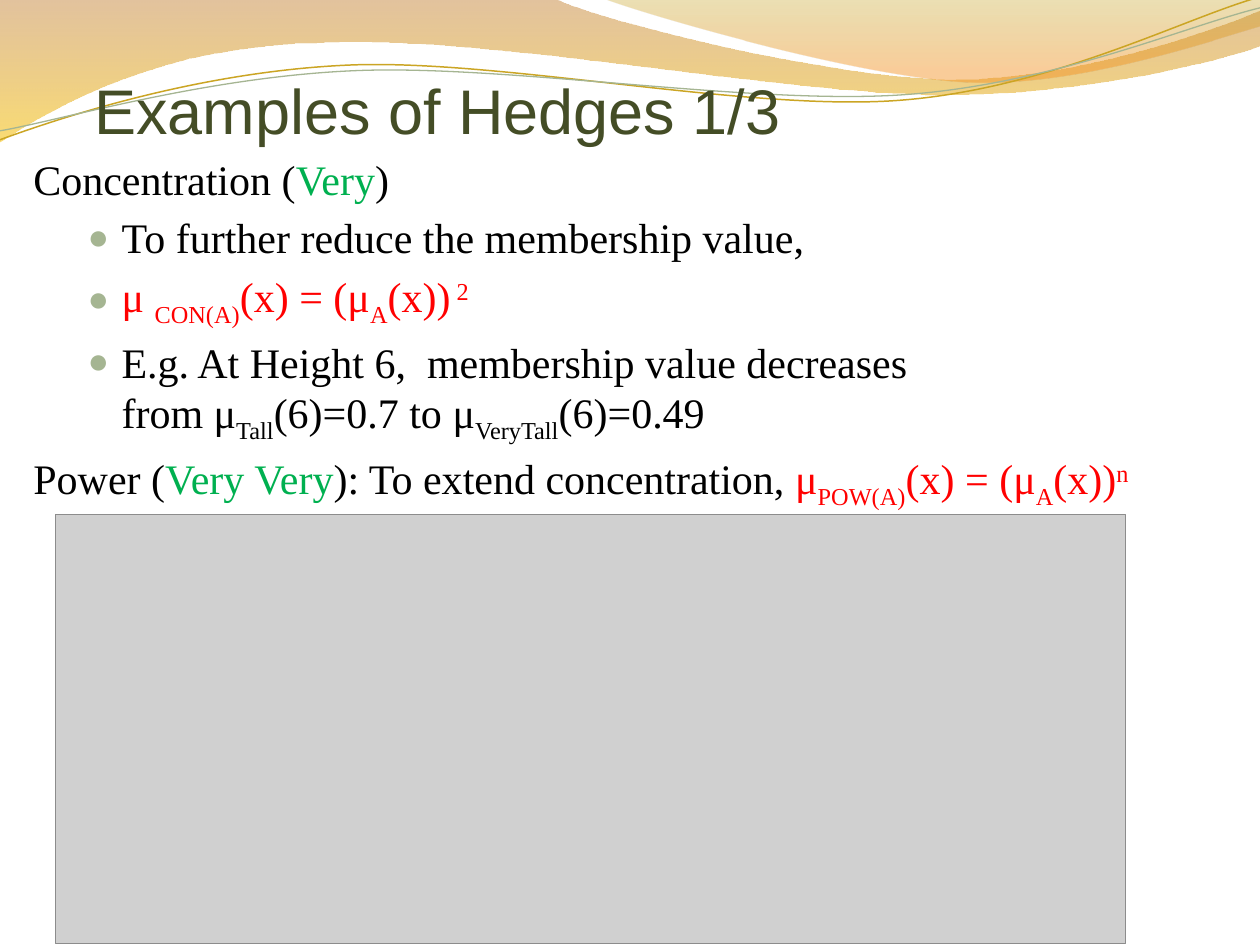
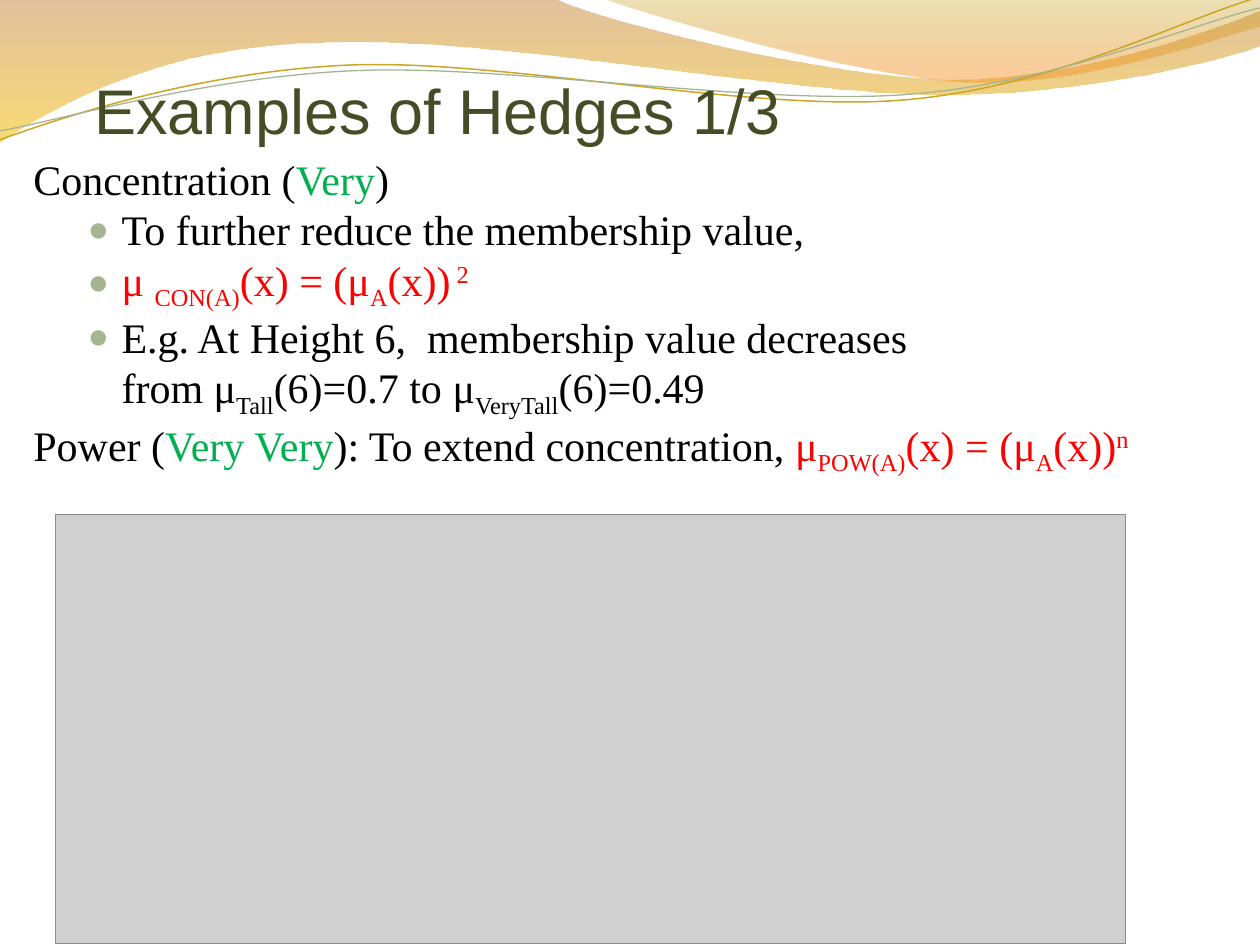
Before and after one commit to M-HassanRaza724/CS, a slide deck: slide 17 of 5th Sem/Material/SC/UET CS - Slides Fuzzy Logic An Introduction - Talha Waheed.pptx. Drawn at 1260x945 pixels with LibreOffice and Linux fonts; fonts in the diff are those of the drawing; grey boxes stand for pictures; background and template pictures are left out. Boxes give left, top, right and bottom in pixels: in the first picture for what was removed or moved away, otherwise in the second. Text is boxed around its words. In the diff, an @@ line names an element or a change of style, - is before the commit and + after.

```diff
--- a/5th Sem/Material/SC/UET CS - Slides Fuzzy Logic An Introduction - Talha Waheed.pptx
+++ b/5th Sem/Material/SC/UET CS - Slides Fuzzy Logic An Introduction - Talha Waheed.pptx
@@ text "Concentration (Very)" at bbox=[33, 166, 1128, 476]: less space between paragraphs @@
```
Also in this commit, not shown: 23 other slides changed, 1 slide added, 1 slide removed, 6 other files.
